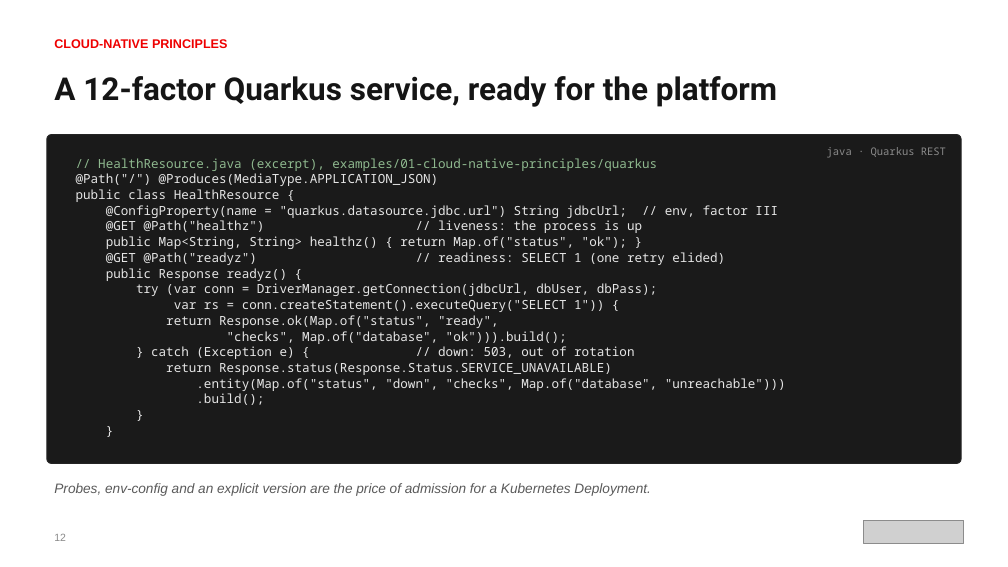
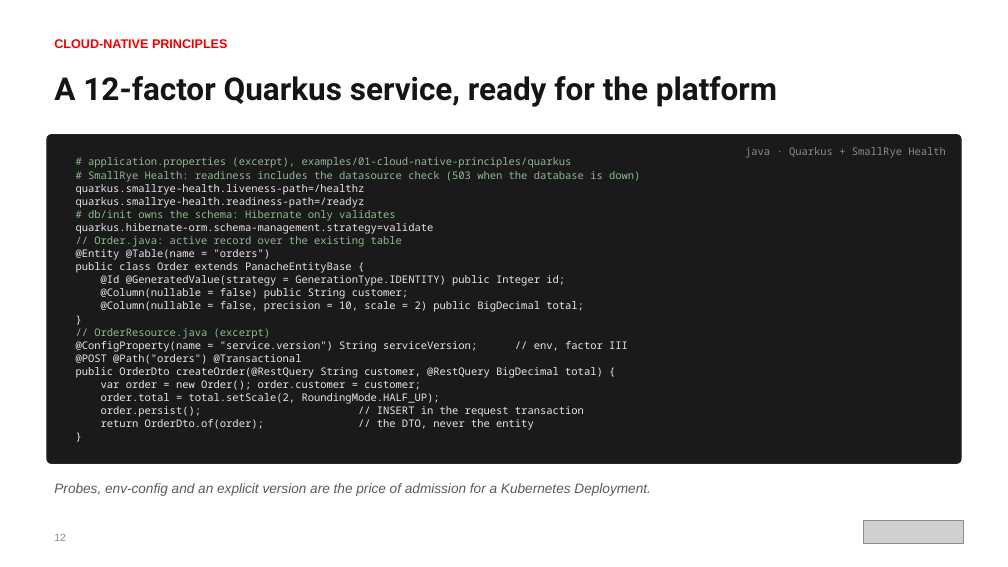
Before and after one commit to patterncatalyst/cloud-native-design-patterns, a slide deck: slide 14 of lgtm-presentation/Designing-Cloud-Native-APIs-Quarkus.pptx. Drawn at 1008x567 pixels with LibreOffice and Linux fonts; fonts in the diff are those of the drawing; grey boxes stand for pictures. Boxes give left, top, right and bottom in pixels: in the first picture for what was removed or moved away, otherwise in the second. Text is boxed around its words. In the diff, an @@ line names an element or a change of style, - is before the commit and + after.

Commit message:
docs(deck): Quarkus deck follows the idiomatic examples (S13)

```diff
--- a/lgtm-presentation/Designing-Cloud-Native-APIs-Quarkus.pptx
+++ b/lgtm-presentation/Designing-Cloud-Native-APIs-Quarkus.pptx
@@ text at <box>745,147,946,158</box>: text changed @@
-java · Quarkus REST
+java · Quarkus + SmallRye Health
@@ text "# application.properties (excerpt), examples/01-cloud-native ..." at <box>76,157,640,430</box>: size 12 to 10 pt in "}", "}" @@
@@ text at <box>76,157,640,312</box>: text changed; size 12 to 10 pt @@
-// HealthResource.java (excerpt), examples/01-cloud-native-principles/quarkus
-@Path("/") @Produces(MediaType.APPLICATION_JSON)
-public class HealthResource {
-@ConfigProperty(name = "quarkus.datasource.jdbc.url") String jdbcUrl; // env, factor III
-@GET @Path("healthz") // liveness: the process is up
-public Map<String, String> healthz() { return Map.of("status", "ok"); }
-@GET @Path("readyz") // readiness: SELECT 1 (one retry elided)
-public Response readyz() {
-try (var conn = DriverManager.getConnection(jdbcUrl, dbUser, dbPass);
-var rs = conn.createStatement().executeQuery("SELECT 1")) {
-return Response.ok(Map.of("status", "ready",
-"checks", Map.of("database", "ok"))).build();
-} catch (Exception e) { // down: 503, out of rotation
-return Response.status(Response.Status.SERVICE_UNAVAILABLE)
-.entity(Map.of("status", "down", "checks", Map.of("database", "unreachable")))
-.build();
+# application.properties (excerpt), examples/01-cloud-native-principles/quarkus
+# SmallRye Health: readiness includes the datasource check (503 when the database is down)
+quarkus.smallrye-health.liveness-path=/healthz
+quarkus.smallrye-health.readiness-path=/readyz
+# db/init owns the schema: Hibernate only validates
+quarkus.hibernate-orm.schema-management.strategy=validate
+// Order.java: active record over the existing table
+@Entity @Table(name = "orders")
+public class Order extends PanacheEntityBase {
+@Id @GeneratedValue(strategy = GenerationType.IDENTITY) public Integer id;
+@Column(nullable = false) public String customer;
+@Column(nullable = false, precision = 10, scale = 2) public BigDecimal total;
@@ text at <box>76,328,628,430</box>: paragraphs added @@
+// OrderResource.java (excerpt)
+@ConfigProperty(name = "service.version") String serviceVersion; // env, factor III
+@POST @Path("orders") @Transactional
+public OrderDto createOrder(@RestQuery String customer, @RestQuery BigDecimal total) {
+var order = new Order(); order.customer = customer;
+order.total = total.setScale(2, RoundingMode.HALF_UP);
+order.persist(); // INSERT in the request transaction
+return OrderDto.of(order); // the DTO, never the entity
```
Also in this commit, not shown: 17 other slides changed, 2 other files.
